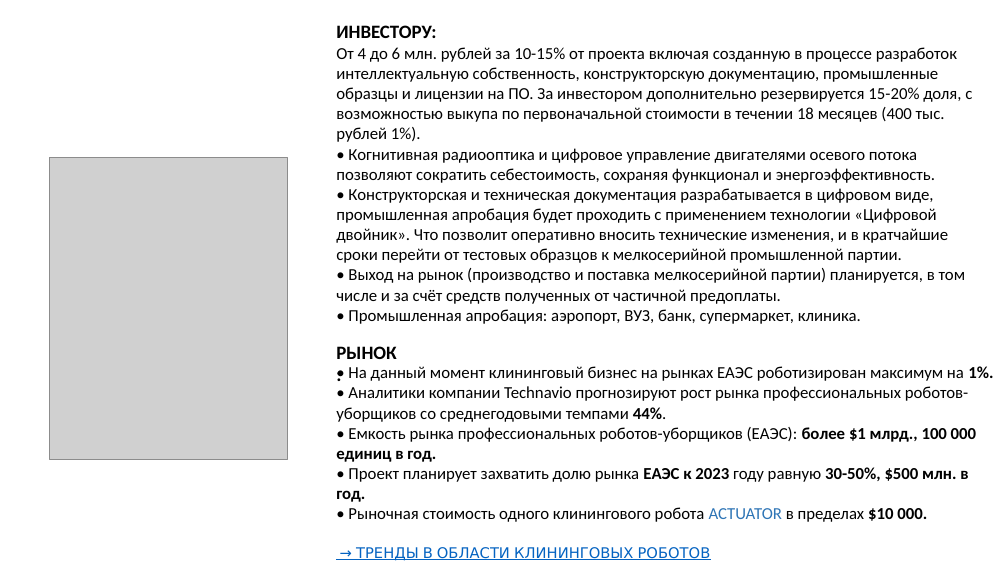
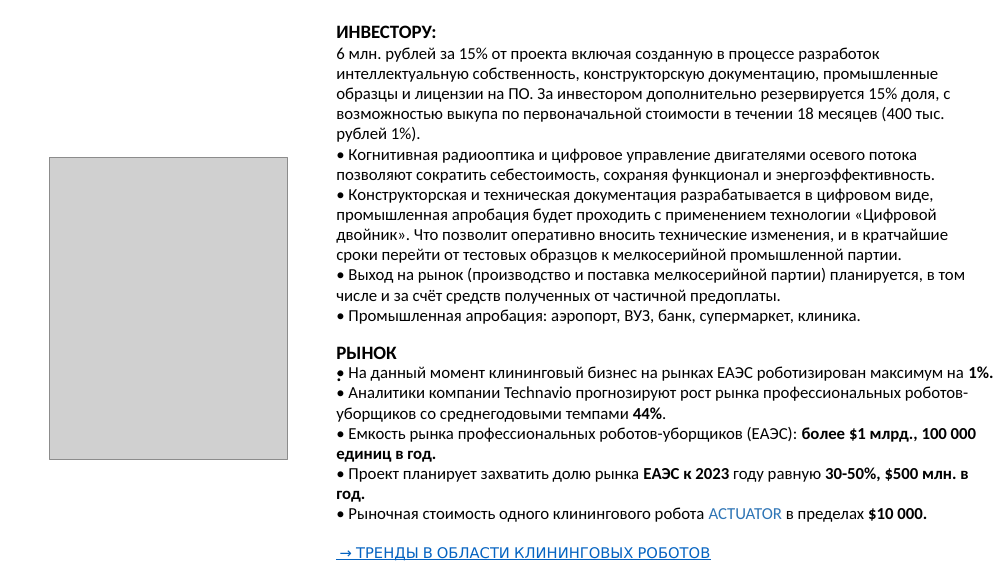
Before and after one commit to iACTUATOR/iactuator.ru, a slide deck: slide 8 of actuator.pptx. Drawn at 1008x567 pixels with LibreOffice and Linux fonts; fonts in the diff are those of the drawing; grey boxes stand for pictures. Boxes give left, top, right and bottom in pixels: in the first picture for what was removed or moved away, otherwise in the second. Text is boxed around its words. In the diff, an @@ line names an element or a change of style, - is before the commit and + after.

```diff
--- a/actuator.pptx
+++ b/actuator.pptx
@@ text at <box>336,47,950,142</box>: text changed @@
-От 4 до 6 млн. рублей за 10-15% от проекта включая созданную в процессе разработок интеллектуальную собственность, конструкторскую документацию, промышленные образцы и лицензии на ПО. За инвестором дополнительно резервируется 15-20% доля, с возможностью выкупа по первоначальной стоимости в течении 18 месяцев (400 тыс. рублей 1%).
+6 млн. рублей за 15% от проекта включая созданную в процессе разработок интеллектуальную собственность, конструкторскую документацию, промышленные образцы и лицензии на ПО. За инвестором дополнительно резервируется 15% доля, с возможностью выкупа по первоначальной стоимости в течении 18 месяцев (400 тыс. рублей 1%).
```
Also in this commit, not shown: 2 other slides changed, 1 other file.
